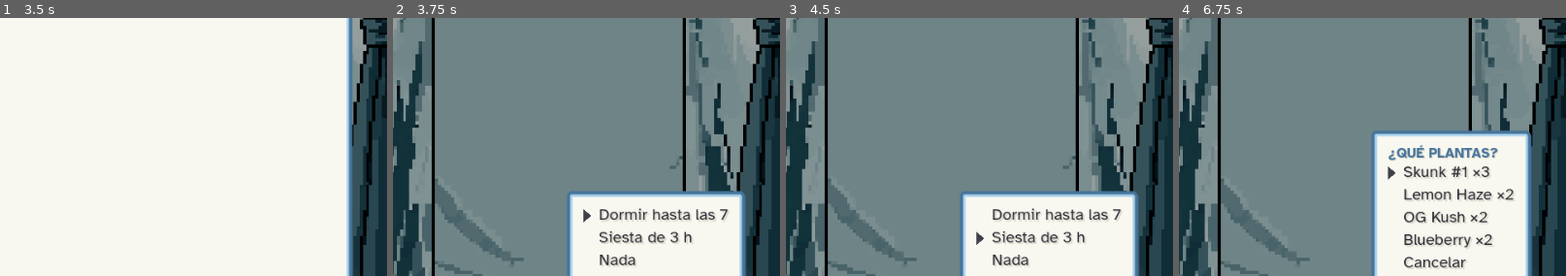
Above: before the commit, frames 1-4 (left to right).
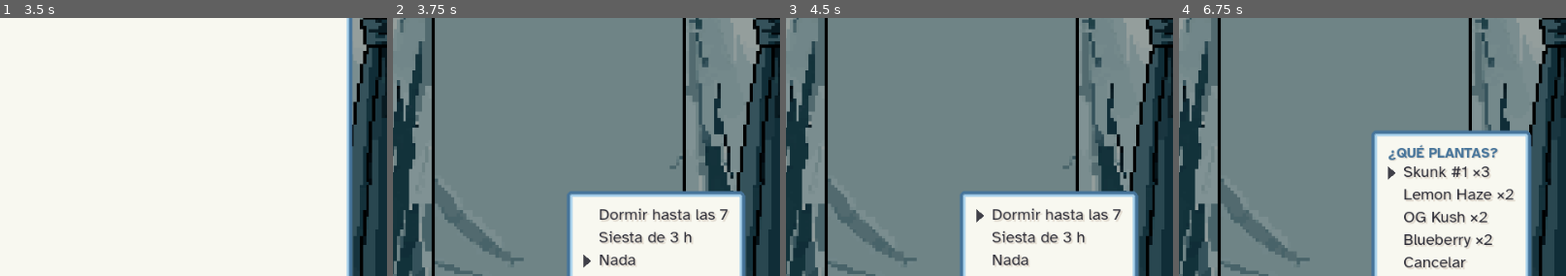
Above: after the commit, the same moments.

Repository: u0921985828-arch/Strainmon
Game: Godot game, scene res://juego.tscn
Same seed, same stepped clock (60 frames per second), same inputs: the game is played once before the commit and once after it.
Inputs (mouse positions are % of the whole screen's width and height, from its top left):
- Up to frame 1 (3.5 s): click "A" at 0.5 s; click "B" at 1.25 s; click "START" at 2 s; click "START" at 2.75 s
- Up to frame 2 (3.75 s): click (14, 68) at 3.52 s
- Up to frame 3 (4.5 s): click (14, 91) at 4.27 s
- Up to frame 4 (6.75 s): click (6, 80) at 5.02 s; click (21, 80) at 5.77 s; tap Enter at 6.5 s; move the mouse to (72, 45) at 6.52 s; hold Right from 6.53 s (still down); tap Z at 6.6 s; click (72, 45) at 6.67 s
The pictures show only the part of the screen within x 29-79%, y 32-82%; the shares and areas given below are measured in that part.

Frame 1 is identical in both runs. In frame 2, 0.1% of the frame differs, in the area x 49-52%, y 74-97%; in frame 3, 0.1%; in frame 4, nothing differs.

Commit message:
Ribera Verde (Godot): arreglos de la revisión del corte de prueba
- Menús en bucle, tocar la caja de diálogo es A y Atrás sin nada
  abierto guarda y cierra, como en el HTML (tests/ciclo.gd lo comprueba).
- Guardado a partida.json.tmp y cambio de nombre; claves sin ordenar
  (las semillas no cambian de orden al cargar).
- Márgenes seguros del móvil en la pantalla y los mandos.
- Iconos del lanzador (normal y adaptativo) sacados de icono.svg por
  tools/godot-apk.js.
- Docs: GODOT por defecto, límites de C1 y C2, tres ciclos.

Co-Authored-By: Claude Opus 5.5 <noreply@anthropic.com>
Claude-Session: https://claude.ai/code/session_01WWCwQsjgK3rvw6gQoSEGYZ

Diff:
--- a/ribera-verde/godot/src/juego.gd
+++ b/ribera-verde/godot/src/juego.gd
@@ -77,7 +77,13 @@
 		var a := us * 4
 		var y := (us * 2 if int(now / 300) % 2 else 0.0)
 		dlg_mas.draw_colored_polygon(PackedVector2Array([Vector2(0, y), Vector2(2 * a, y), Vector2(a, y + us * 5)]), ROJO))
+	dlg_mas.mouse_filter = Control.MOUSE_FILTER_IGNORE
 	dlg.add_child(dlg_mas)
+	# tocar la caja es A, como en 07-interfaz
+	dlg.mouse_filter = Control.MOUSE_FILTER_STOP
+	dlg.gui_input.connect(func(e):
+		if e is InputEventMouseButton and e.pressed and e.button_index == MOUSE_BUTTON_LEFT:
+			press("A"))
 	add_child(dlg)
 	menu_box.add_child(menu_list)
 	add_child(menu_box)
@@ -118,9 +124,14 @@
 func ajusta() -> void:
 	var V := get_viewport_rect().size
 	var dp := _dp()
+	var z := _zona_segura()
+	var zl: float = z[0]
+	var zr: float = z[1]
+	var zt: float = z[2]
+	var zb: float = z[3]
 	var rim := roundf(clampf(minf(V.x, V.y) * .008, 2 * dp, 5 * dp))
-	var w := V.x - 2 * rim
-	var h := V.y - 2 * rim
+	var w := V.x - zl - zr - 2 * rim
+	var h := V.y - zt - zb - 2 * rim
 	var s := h / 160
 	var k := floorf(s)
 	if k >= 2 and k >= s * .94:
@@ -132,8 +143,8 @@
 	sv.size = Vector2i(sw, 160)
 	var cw := floorf(sw * s)
 	var ch := floorf(160 * s)
-	var x := roundf(rim + (w - cw) / 2)
-	var y := roundf(rim + (h - ch) / 2)
+	var x := roundf(zl + rim + (w - cw) / 2)
+	var y := roundf(zt + rim + (h - ch) / 2)
 	pantalla.position = Vector2(x, y)
 	pantalla.size = Vector2(cw, ch)
 	var H := V.y / dp
@@ -141,7 +152,7 @@
 	var ab := roundf(d / dp * .44) * dp
 	var m := roundf(clampf(H * .035, 8, 22)) * dp
 	var pill := roundf(clampf(H * .07, 24, 34)) * dp
-	var col := m + maxf(d, ab * 2.25) + m * .5
+	var col := maxf(zl, zr) + m + maxf(d, ab * 2.25) + m * .5
 	us = clampf((V.x - 2 * col) / 240, minf(s, maxf(s * .5, 1.3 * dp)), s)
 	var uiw := minf(cw, roundf(240 * us))
 	# escena de 240 u en el centro: la ficha
@@ -151,16 +162,18 @@
 	ficha.size = Vector2(66 * u, 0)
 	ficha.add_theme_stylebox_override("panel", _caja(u, 3, 4))
 	# mandos
-	_pon(botones.up, Vector2(m + d / 3, V.y - m - d), Vector2(d / 3, d / 3))
-	_pon(botones.left, Vector2(m, V.y - m - d * 2 / 3), Vector2(d / 3, d / 3))
-	_pon(botones.right, Vector2(m + d * 2 / 3, V.y - m - d * 2 / 3), Vector2(d / 3, d / 3))
-	_pon(botones.down, Vector2(m + d / 3, V.y - m - d / 3), Vector2(d / 3, d / 3))
-	_pon(botones.mid, Vector2(m + d / 3, V.y - m - d * 2 / 3), Vector2(d / 3, d / 3))
-	var abx := V.x - m - ab * 2.25
-	var aby := V.y - m - ab * 1.6
+	var dx := zl + m
+	var dy := V.y - zb - m
+	_pon(botones.up, Vector2(dx + d / 3, dy - d), Vector2(d / 3, d / 3))
+	_pon(botones.left, Vector2(dx, dy - d * 2 / 3), Vector2(d / 3, d / 3))
+	_pon(botones.right, Vector2(dx + d * 2 / 3, dy - d * 2 / 3), Vector2(d / 3, d / 3))
+	_pon(botones.down, Vector2(dx + d / 3, dy - d / 3), Vector2(d / 3, d / 3))
+	_pon(botones.mid, Vector2(dx + d / 3, dy - d * 2 / 3), Vector2(d / 3, d / 3))
+	var abx := V.x - zr - m - ab * 2.25
+	var aby := V.y - zb - m - ab * 1.6
 	_pon(botones.B, Vector2(abx, aby + ab * .6), Vector2(ab, ab))
 	_pon(botones.A, Vector2(abx + ab * 1.25, aby), Vector2(ab, ab))
-	_pon(botones.START, Vector2(V.x - m - pill * 2.6, m), Vector2(pill * 2.6, pill))
+	_pon(botones.START, Vector2(V.x - zr - m - pill * 2.6, zt + m), Vector2(pill * 2.6, pill))
 	for b in ["up", "down", "left", "right"]:
 		_estilo(botones[b], Color(24 / 255.0, 28 / 255.0, 34 / 255.0, .5), Color(70 / 255.0, 80 / 255.0, 96 / 255.0, .75), Color(1, 1, 1, .22), 8 * dp, d * .1, b)
 	var mid: Panel = botones.mid
@@ -196,6 +209,15 @@
 	_coloca()
 	_ficha()
 
+# márgenes seguros (muesca y barras del sistema), como env(safe-area-inset-*) en el HTML: [izquierda, derecha, arriba, abajo].
+# Solo en el móvil: en el escritorio la «zona segura» es la de toda la pantalla, no la de la ventana
+func _zona_segura() -> Array:
+	if not OS.has_feature("mobile"):
+		return [0.0, 0.0, 0.0, 0.0]
+	var r := Rect2(DisplayServer.get_display_safe_area())
+	var v := Rect2(Vector2(DisplayServer.window_get_position()), get_viewport_rect().size)
+	return [maxf(0, r.position.x - v.position.x), maxf(0, v.end.x - r.end.x), maxf(0, r.position.y - v.position.y), maxf(0, v.end.y - r.end.y)]
+
 # px de pantalla por px CSS: por los ppp del móvil y, si el sistema no los da bien (escritorio, Xvfb), como un móvil en
 # horizontal, que mide 360-430 px CSS de alto
 func _dp() -> float:
@@ -308,7 +330,12 @@
 
 func _notification(w: int) -> void:
 	if w == NOTIFICATION_WM_GO_BACK_REQUEST:
-		press("B")
+		# Atrás: B en un diálogo o menú; en la carpa, sin nada abierto, guarda y sale (no hay mapa al que volver)
+		if modo != "":
+			press("B")
+		elif not VC.ocupado:
+			_guarda()
+			get_tree().quit()
 	elif w == NOTIFICATION_APPLICATION_PAUSED or w == NOTIFICATION_WM_CLOSE_REQUEST:
 		if S:
 			_guarda()
@@ -316,7 +343,7 @@
 func press(b: String) -> void:
 	if modo == "menu":
 		if b == "up" or b == "down":
-			m_sel = clampi(m_sel + (1 if b == "down" else -1), 0, m_opts.size() - 1)
+			m_sel = posmod(m_sel + (1 if b == "down" else -1), m_opts.size())   # en bucle, como 07-interfaz
 			_pinta_menu()
 		elif b == "A":
 			hecho.emit(m_sel)
@@ -675,7 +702,12 @@
 				s.items[k] = int(s.items[k])
 	return s
 
+# a un archivo aparte y luego se cambia de nombre: si se corta a medias, la partida de antes sigue entera. Sin ordenar las claves
+# (las semillas salen en el menú en su orden) y con todos los decimales
 func _guarda() -> void:
-	var f := FileAccess.open(GUARDADO, FileAccess.WRITE)
+	var tmp := GUARDADO + ".tmp"
+	var f := FileAccess.open(tmp, FileAccess.WRITE)
 	if f:
-		f.store_string(JSON.stringify(S))
+		f.store_string(JSON.stringify(S, "", false, true))
+		f.close()
+		DirAccess.rename_absolute(tmp, GUARDADO)
--- a/ribera-verde/godot/tests/ciclo.gd
+++ b/ribera-verde/godot/tests/ciclo.gd
@@ -49,8 +49,26 @@
 		await pulsa("A")
 		if k == 0:
 			await foto("1-semillas")
+			# el menú va en bucle, como el del HTML
+			await pulsa("up")
+			var vuelta: bool = J.m_sel == J.m_opts.size() - 1
+			await pulsa("down")
+			check("menú en bucle: ▲ en la primera pasa a la última y ▼ vuelve", vuelta and J.m_sel == 0)
 		await pulsa("A")
-		await pulsa("A")
+		if k == 0:
+			# tocar la caja de diálogo es A
+			var c: Vector2 = J.dlg.get_global_rect().get_center()
+			for pulsado in [true, false]:
+				var e := InputEventMouseButton.new()
+				e.button_index = MOUSE_BUTTON_LEFT
+				e.pressed = pulsado
+				e.position = c
+				e.global_position = c
+				root.push_input(e)
+				await espera(2)
+			check("tocar la caja de diálogo es A", J.modo == "" and not J.dlg.visible)
+		else:
+			await pulsa("A")
 		if k == 0:
 			await pulsa("right")
 		elif k == 1:
@@ -62,6 +80,12 @@
 		if p:
 			n += 1
 	check("4 plantas plantadas", n == 4)
+	# Atrás con un menú abierto es B (y no cierra el juego)
+	await pulsa("A")
+	var abierto: bool = J.modo == "menu"
+	J._notification(Node.NOTIFICATION_WM_GO_BACK_REQUEST)
+	await espera(3)
+	check("Atrás con un menú abierto lo cierra", abierto and J.modo == "" and not J.VC.ocupado)
 	check("semillas gastadas: quedan 5", S.seeds.values().reduce(func(x, y): return x + y, 0) == 5)
 	await foto("2-plantadas")
 	# cada mañana, plaza por plaza: la seca se retira, la lista se cosecha y las demás se tratan si tienen plaga y se riegan;
@@ -127,7 +151,9 @@
 		g0 += S.buds[k].g
 	var vacias: bool = S.pots.all(func(p): return p == null)
 	check("carpa vacía y %d g en el bote" % g0, vacias and g0 > 0)
-	check("partida guardada", FileAccess.file_exists(J.GUARDADO))
+	check("partida guardada", FileAccess.file_exists(J.GUARDADO) and not FileAccess.file_exists(J.GUARDADO + ".tmp"))
+	var g = JSON.parse_string(FileAccess.get_file_as_string(J.GUARDADO))
+	check("guardada con las semillas en su orden (%s)" % ", ".join(S.seeds.keys()), g is Dictionary and g.seeds.keys() == S.seeds.keys())
 	await foto("7-cosecha")
 	print("ciclo: %d noches, %d fallos" % [noches, fallos.size()])
 	quit(1 if fallos.size() else 0)
Not shown, changed: ribera-verde/godot/export_presets.cfg
Not shown, changed: ribera-verde/CHANGELOG.md
Not shown, changed: ribera-verde/CLAUDE.md
Not shown, changed: ribera-verde/godot/.gitignore
Not shown, changed: ribera-verde/tools/godot-apk.js
Not shown, changed: ribera-verde/tools/godot.js
